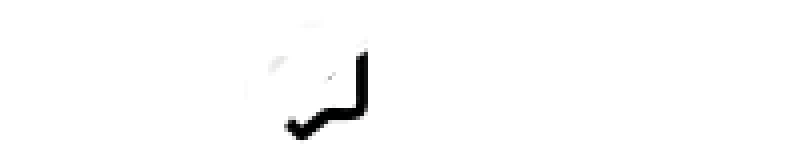
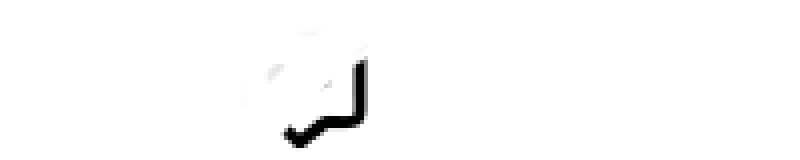
Comparing the layer stacks of the two w=800, h=160 images. Changes:
painted on "Слой 11" over [244,20,368,152]
